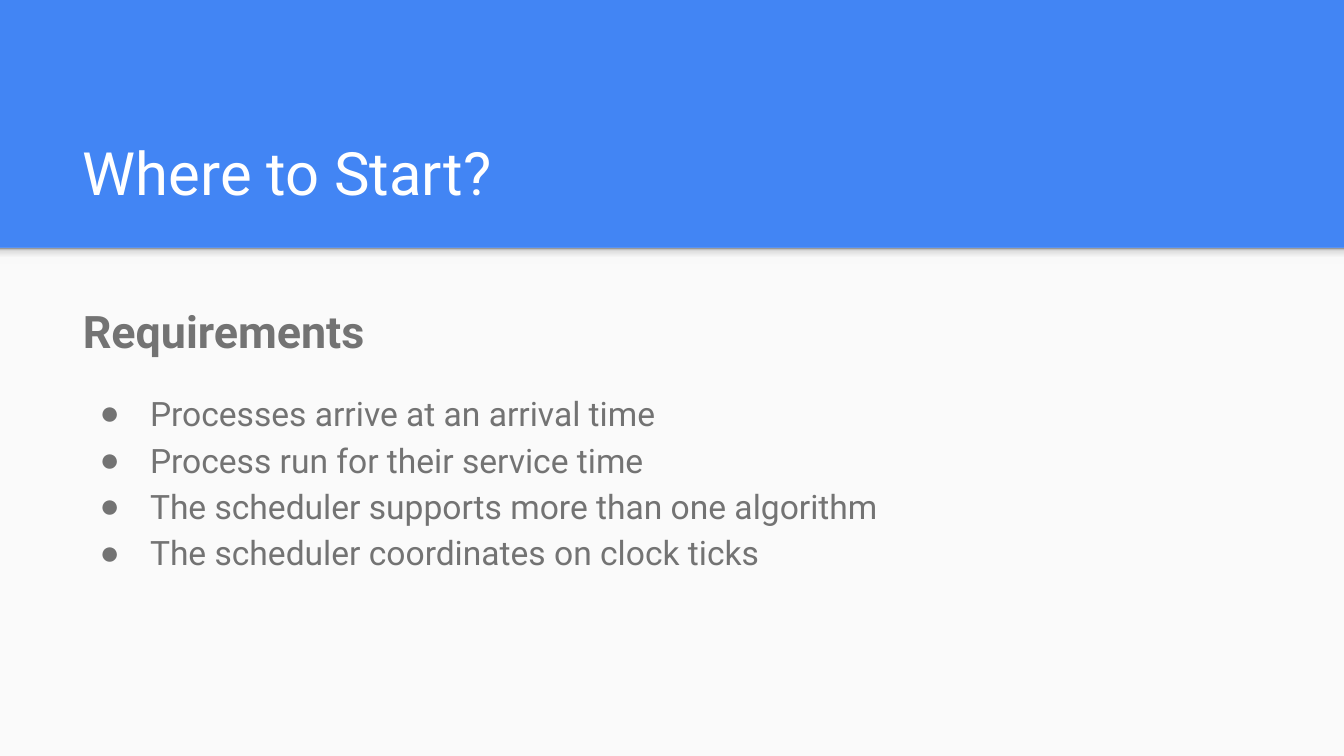
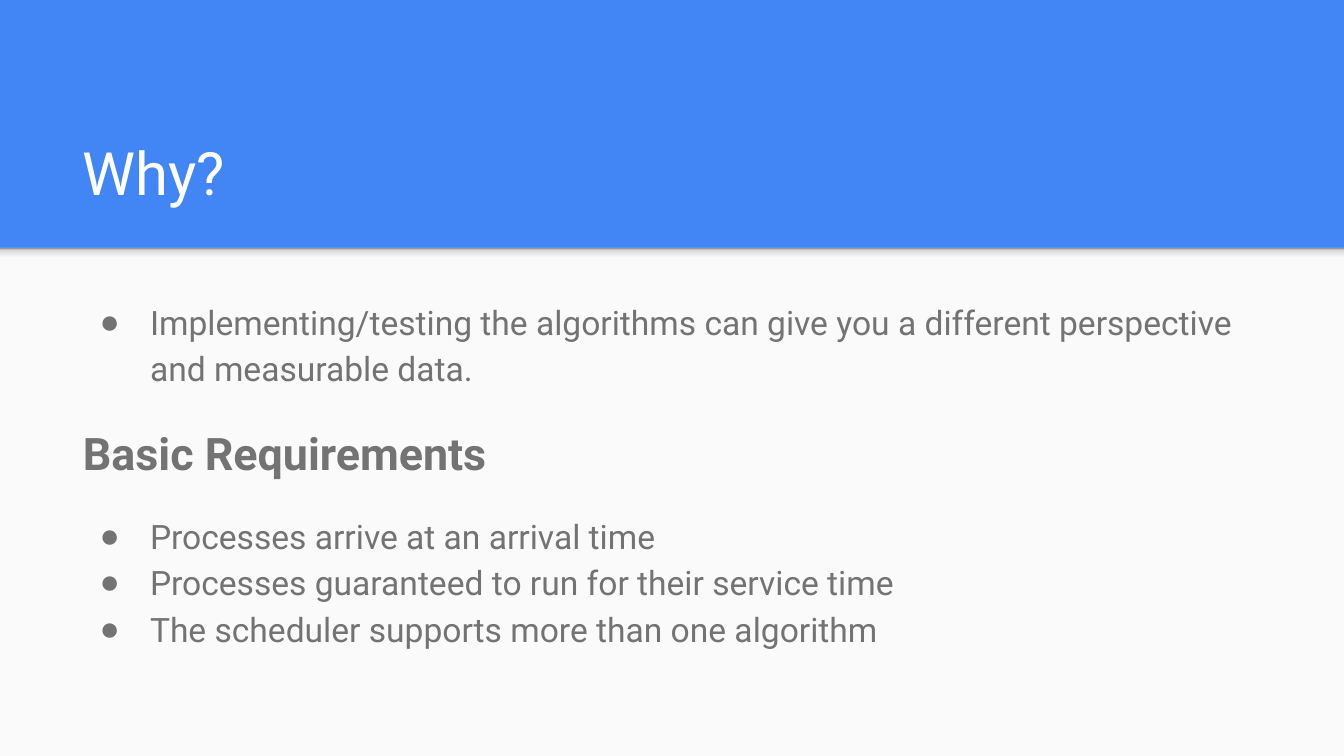
Before and after one commit to ryjen/scheduling-algos, a slide deck: slide 2 of scheduling/slides.pptx. Drawn at 1344x756 pixels with LibreOffice and Linux fonts; fonts in the diff are those of the drawing. Boxes give left, top, right and bottom in pixels: in the first picture for what was removed or moved away, otherwise in the second. Text is boxed around its words. In the diff, an @@ line names an element or a change of style, - is before the commit and + after.

Commit message:
Update slides

```diff
--- a/scheduling/slides.pptx
+++ b/scheduling/slides.pptx
@@ title at <box>83,150,225,208</box>: text changed @@
-Where to Start?
+Why?
@@ text at <box>83,309,1232,479</box>: text changed; size 24 to 18 pt; bold off @@
-Requirements
+● Implementing/testing the algorithms can give you a different perspective and measurable data.
+Basic Requirements
@@ text at <box>150,569,893,602</box>: text changed @@
-● Process run for their service time
+● Processes guaranteed to run for their service time
@@ text at <box>150,540,759,566</box>: paragraph removed @@
-● The scheduler coordinates on clock ticks
```
Also in this commit, not shown: 3 other slides changed.
